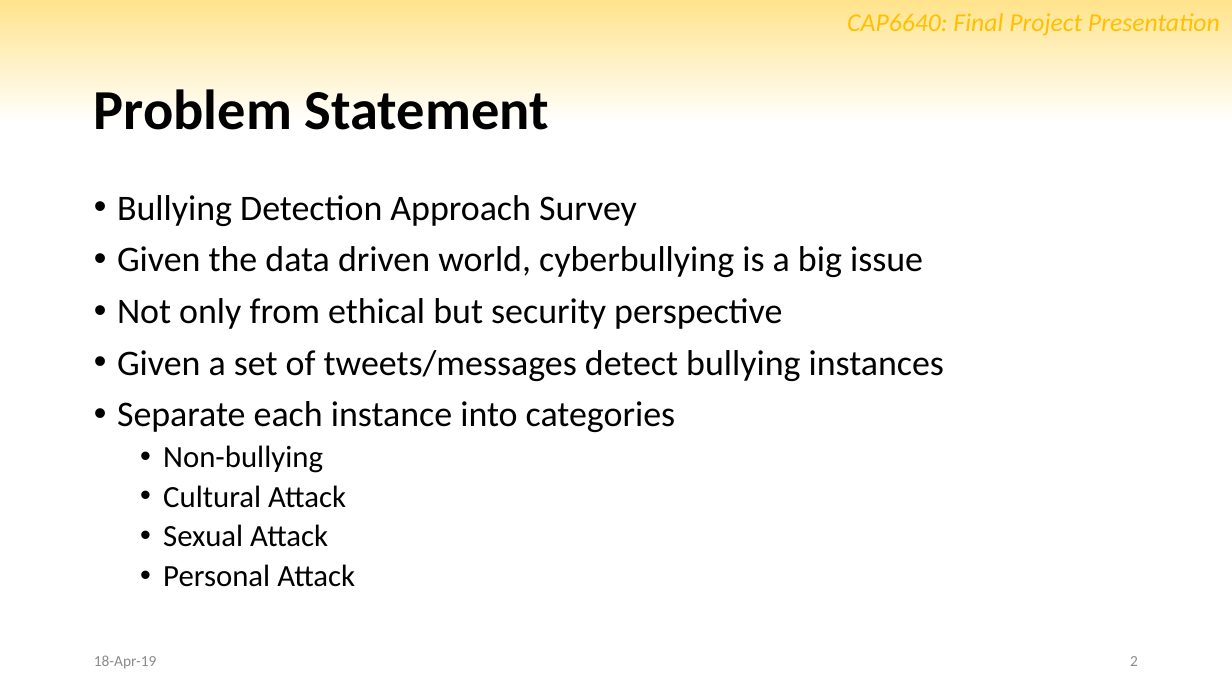
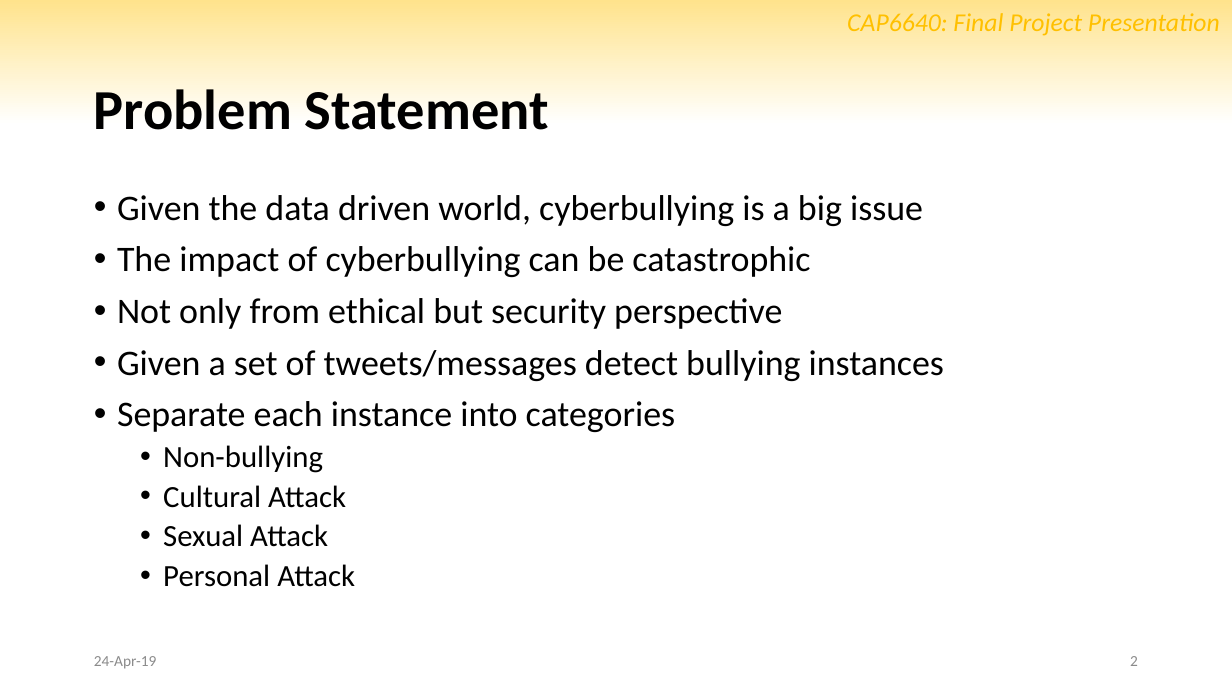
Before and after one commit to marctheshark3/UCF-NLP-Bullydetection, a slide deck: slide 2 of slides.pptx. Drawn at 1232x693 pixels with LibreOffice and Linux fonts; fonts in the diff are those of the drawing; background and template pictures are left out. Boxes give left, top, right and bottom in pixels: in the first picture for what was removed or moved away, otherwise in the second. Text is boxed around its words. In the diff, an @@ line names an element or a change of style, - is before the commit and + after.

```diff
--- a/slides.pptx
+++ b/slides.pptx
@@ text at (117,195,637,226): paragraph removed @@
-• Bullying Detection Approach Survey
@@ text at (117,246,810,277): paragraph added @@
+• The impact of cyberbullying can be catastrophic
@@ text at (94,656,156,669): text changed @@
-18-Apr-19
+24-Apr-19
```
Also in this commit, not shown: 7 other slides changed.
